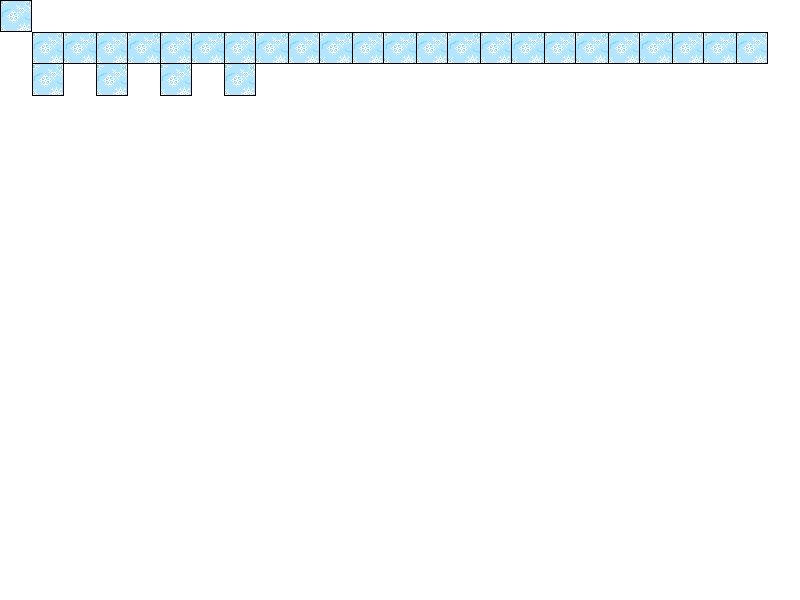
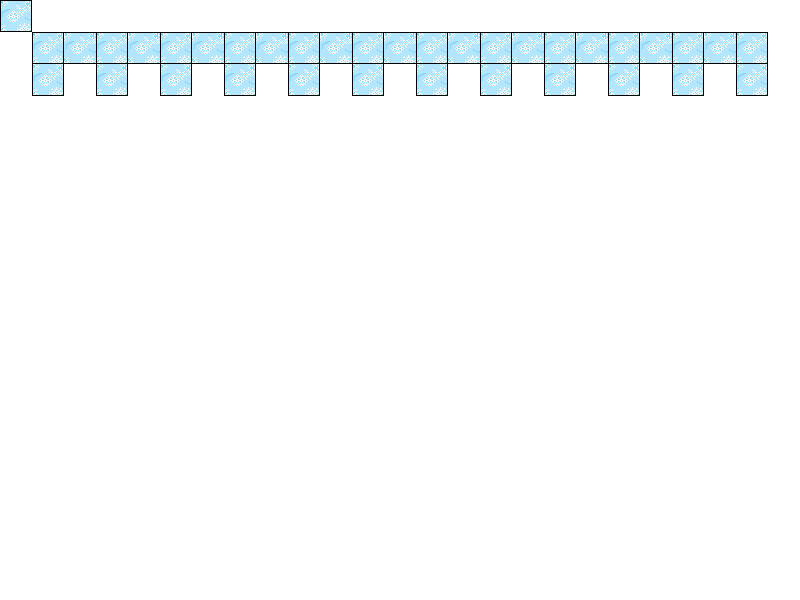
Comparing the layer stacks of the two 800 × 600 images. Changes:
painted on "left-right-bot border ice" over [288, 64, 768, 96]
